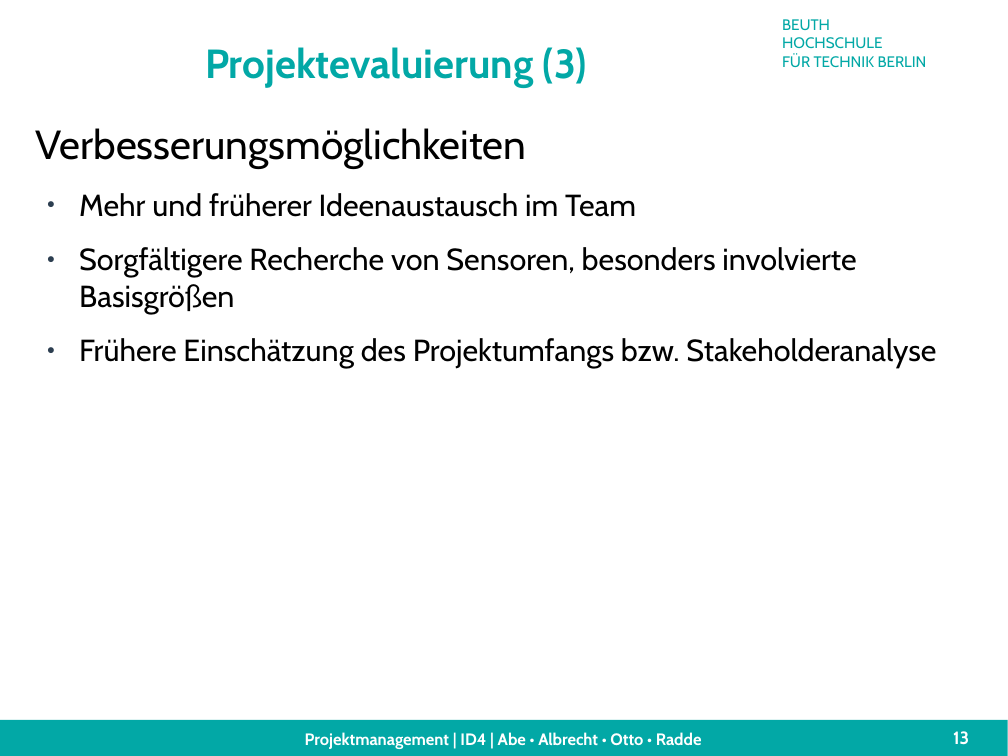
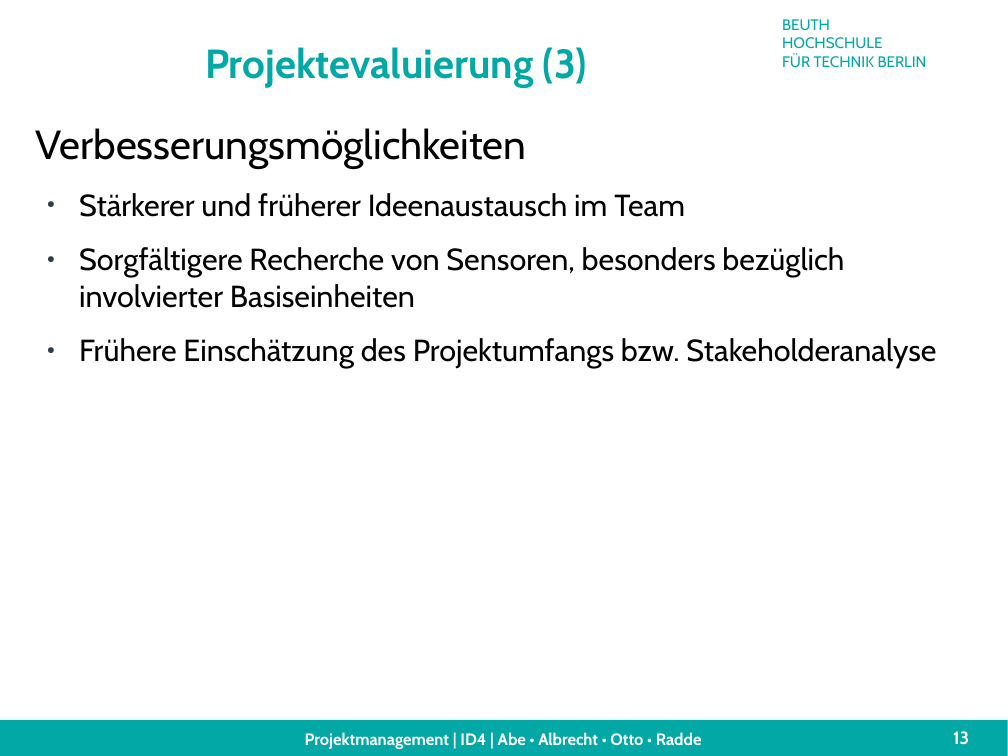
Before and after one commit to technologiestiftung/flussbad, a slide deck: slide 13 of doc/presentation/finalPresentation.odp. Drawn at 1008x756 pixels with LibreOffice and Linux fonts; fonts in the diff are those of the drawing; background and template pictures are left out. Boxes give left, top, right and bottom in pixels: in the first picture for what was removed or moved away, otherwise in the second. Text is boxed around its words. In the diff, an @@ line names an element or a change of style, - is before the commit and + after.

```diff
--- a/doc/presentation/finalPresentation.odp
+++ b/doc/presentation/finalPresentation.odp
@@ text at bbox=[79, 193, 844, 308]: text changed @@
-● Mehr und früherer Ideenaustausch im Team
-● Sorgfältigere Recherche von Sensoren, besonders involvierte Basisgrößen
+● Stärkerer und früherer Ideenaustausch im Team
+● Sorgfältigere Recherche von Sensoren, besonders bezüglich involvierter Basiseinheiten
```
Also in this commit, not shown: 6 other slides changed, 1 other file.
